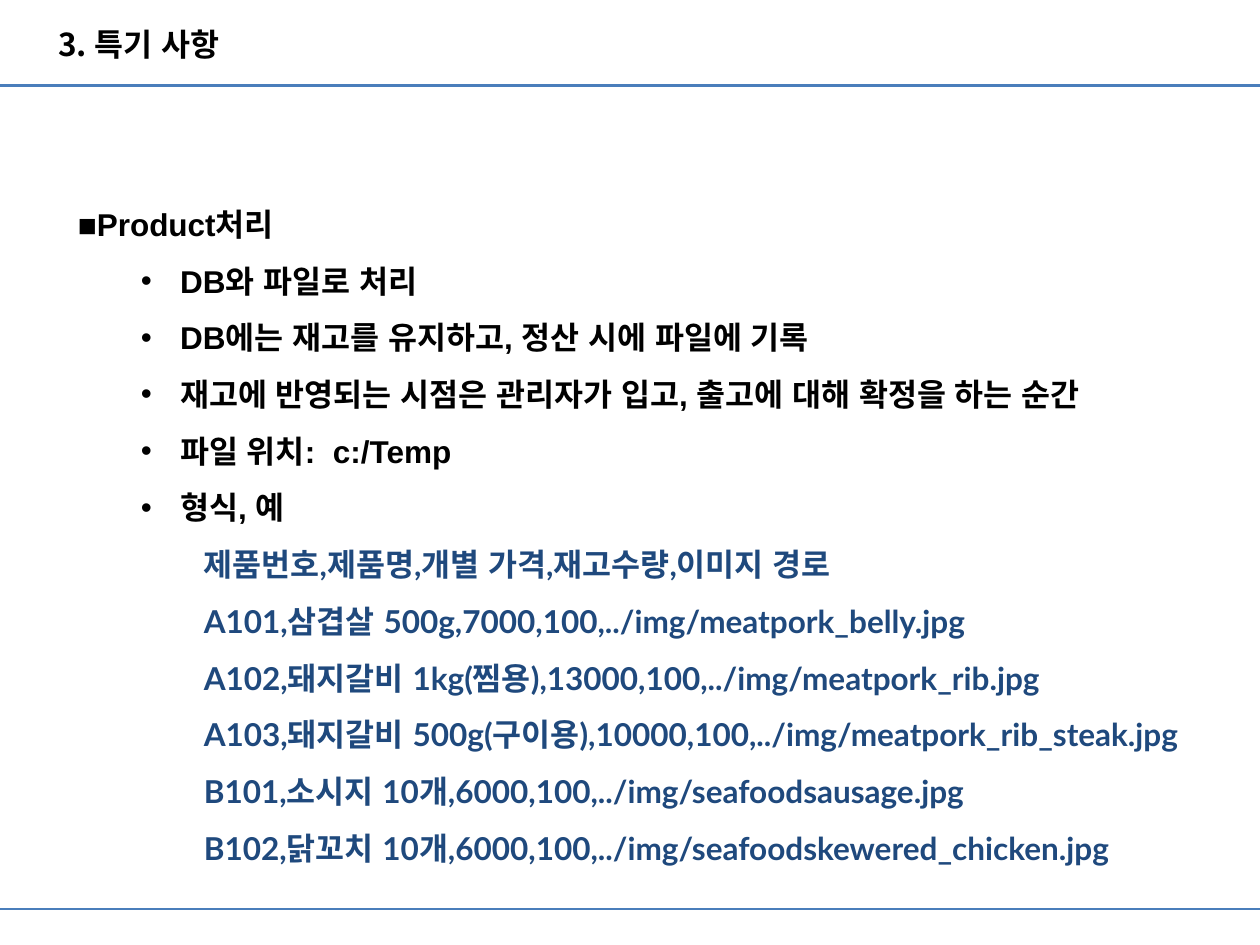
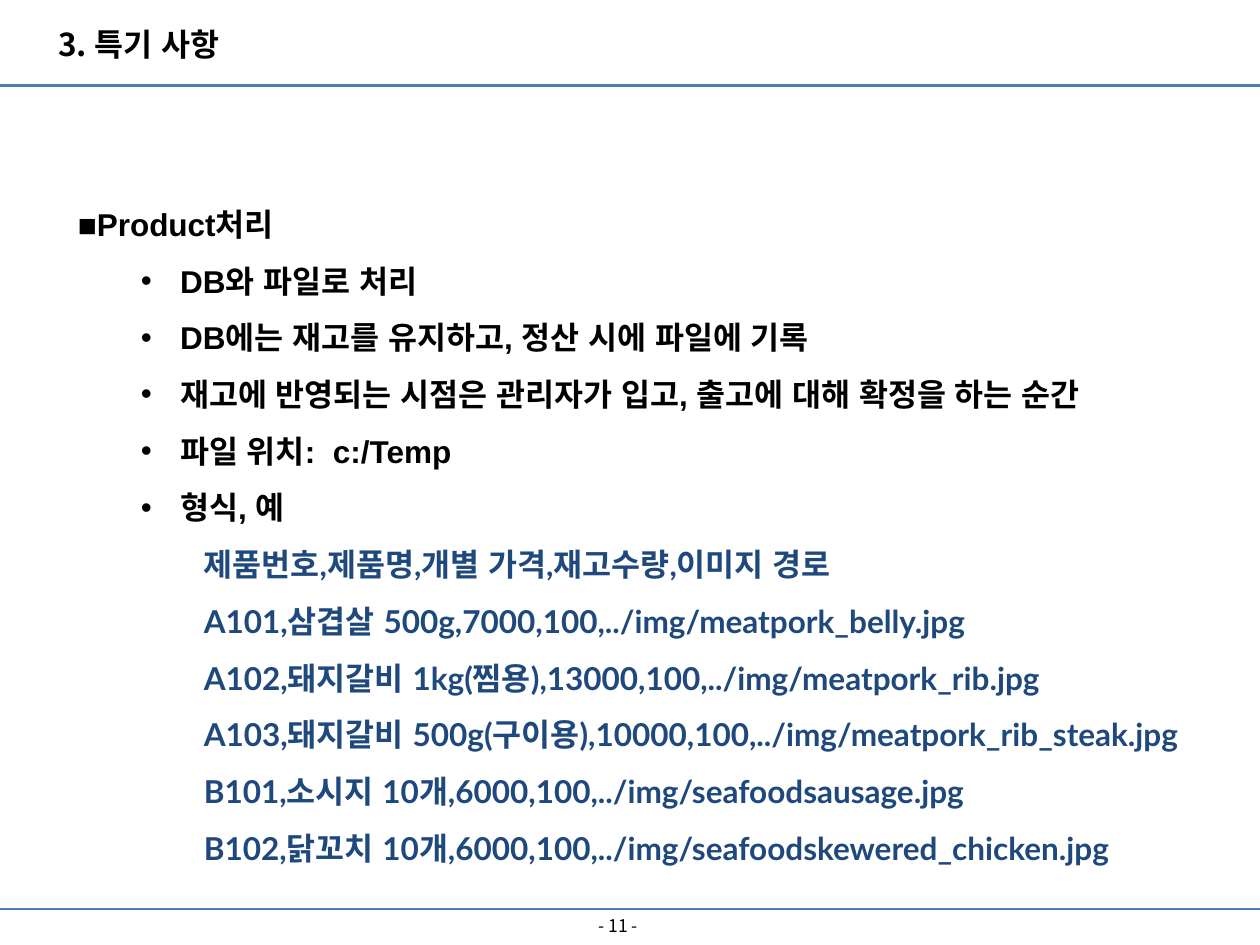
Before and after one commit to lx9203/fulfillmentBlue, a slide deck: slide 11 of file/PPT/Fulfillment 최종발표.pptx (slide 9 before the commit). Drawn at 1260x945 pixels with LibreOffice and Linux fonts; fonts in the diff are those of the drawing. Boxes give left, top, right and bottom in pixels: in the first picture for what was removed or moved away, otherwise in the second. Text is boxed around its words. In the diff, an @@ line names an element or a change of style, - is before the commit and + after.

```diff
--- a/file/PPT/Fulfillment 최종발표.pptx
+++ b/file/PPT/Fulfillment 최종발표.pptx
@@ page number added at (609, 919, 628, 932), 10 pt, text #000000 @@
+- 11 -
```
Also in this commit, not shown: 11 other slides changed, 6 slides added, 3 other files.
